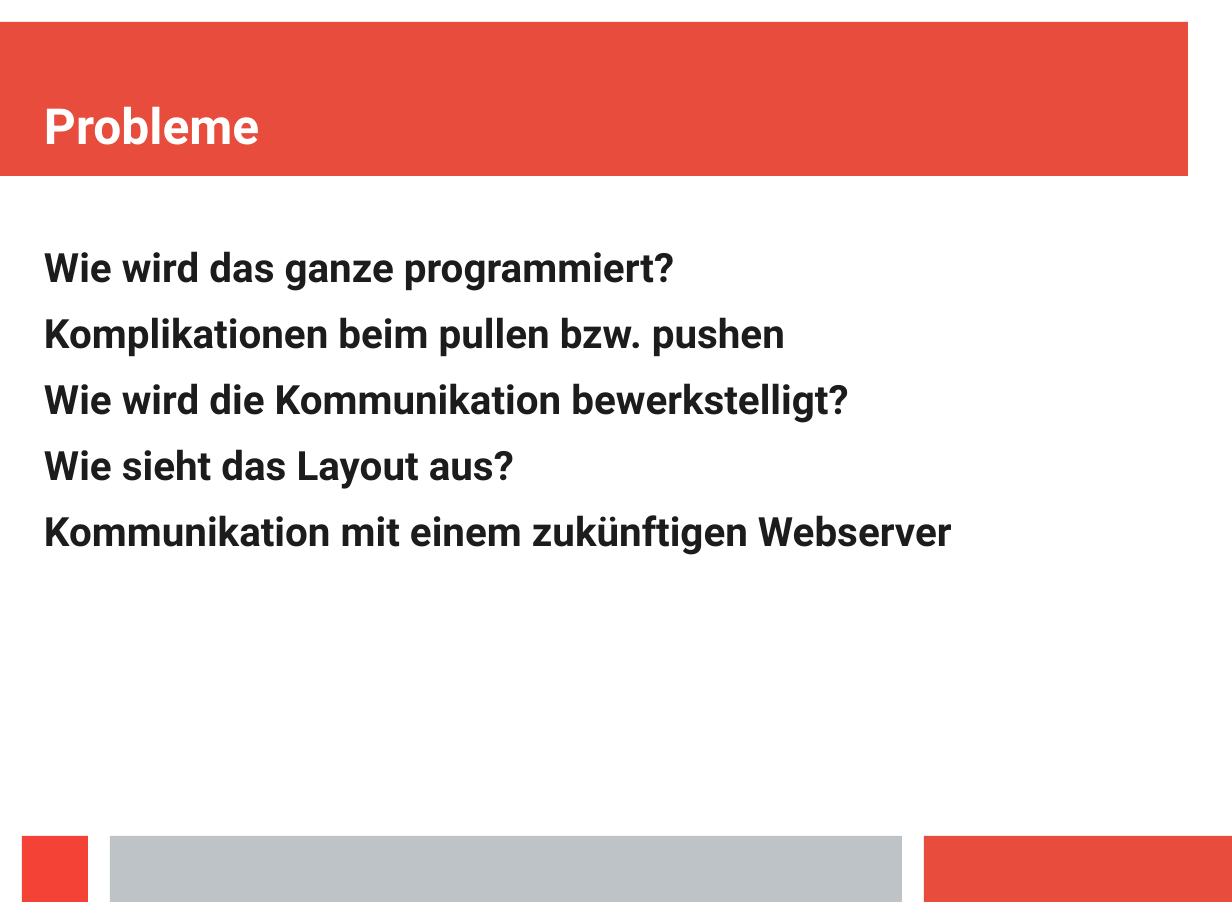
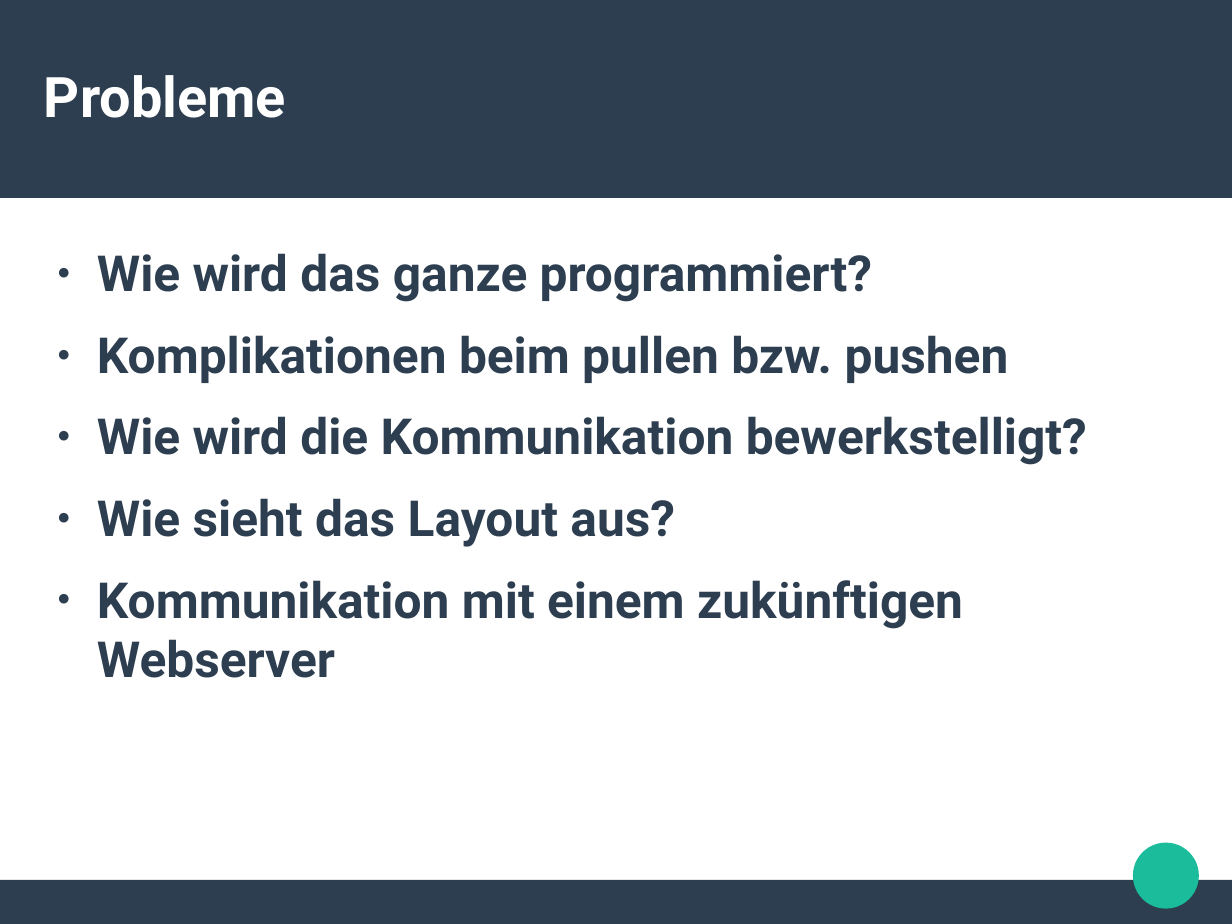
Before and after one commit to freiqu/Buy2gether, a slide deck: slide 5 of Praesentation.odp. Drawn at 1232x924 pixels with LibreOffice and Linux fonts; fonts in the diff are those of the drawing. Boxes give left, top, right and bottom in pixels: in the first picture for what was removed or moved away, otherwise in the second. Text is boxed around its words. In the diff, an @@ line names an element or a change of style, - is before the commit and + after.

```diff
--- a/Praesentation.odp
+++ b/Praesentation.odp
@@ rectangle: place and size @@
-rectangle at (0, 22, 1188, 177)
+rectangle at (0, 0, 1232, 198)
@@ rectangle at (0, 0, 1232, 198): fill #E74C3C to #2C3E50 @@
@@ title "Probleme": place and size @@
-title "Probleme" at (44, 106, 259, 145)
+title "Probleme" at (44, 75, 286, 118)
@@ title "Probleme" at (44, 75, 286, 118): size 32 to 36 pt; vertical alignment bottom to middle @@
@@ text "Wie wird das ganze programmiert?" at (97, 253, 1087, 678): size 26 to 32 pt, text colour #1C1C1C to #2C3E50; bullet none to ●; more space between paragraphs @@
@@ rectangle removed at (22, 836, 88, 902) @@
@@ rectangle removed at (110, 836, 902, 902) @@
@@ rectangle removed at (925, 836, 1232, 902) @@
@@ ellipse added at (1134, 843, 1200, 909), fill #1ABC9C @@
@@ rectangle added at (0, 880, 1232, 923), fill #2C3E50 @@
```
Also in this commit, not shown: 5 other slides changed, 1 other file.
